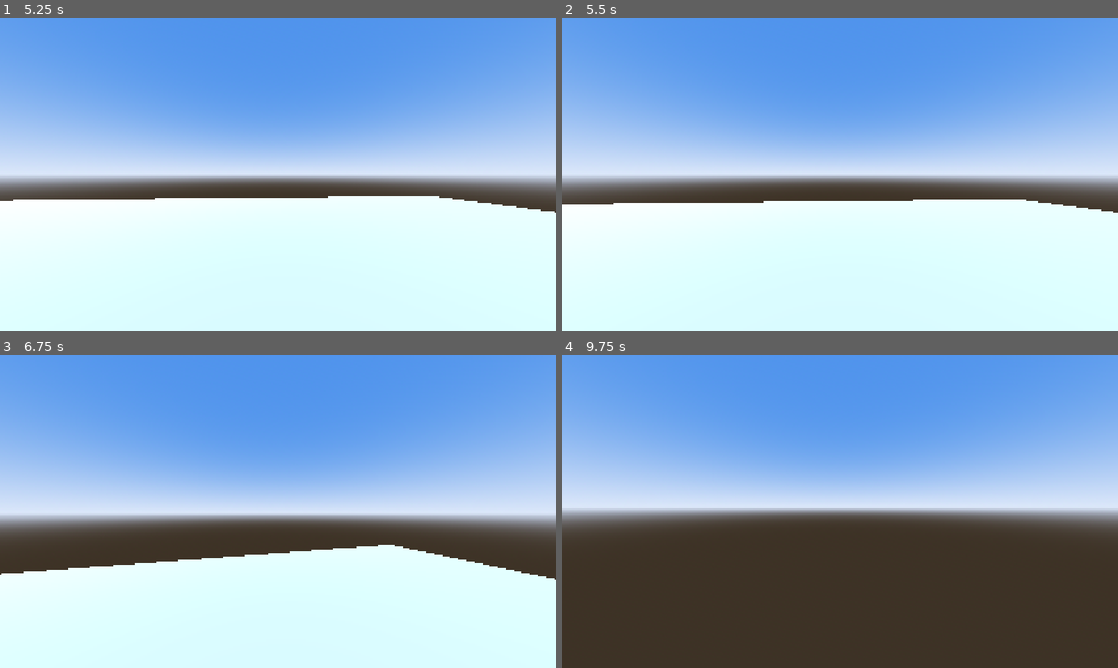
Above: before the commit, frames 1-4 (two rows, left to right).
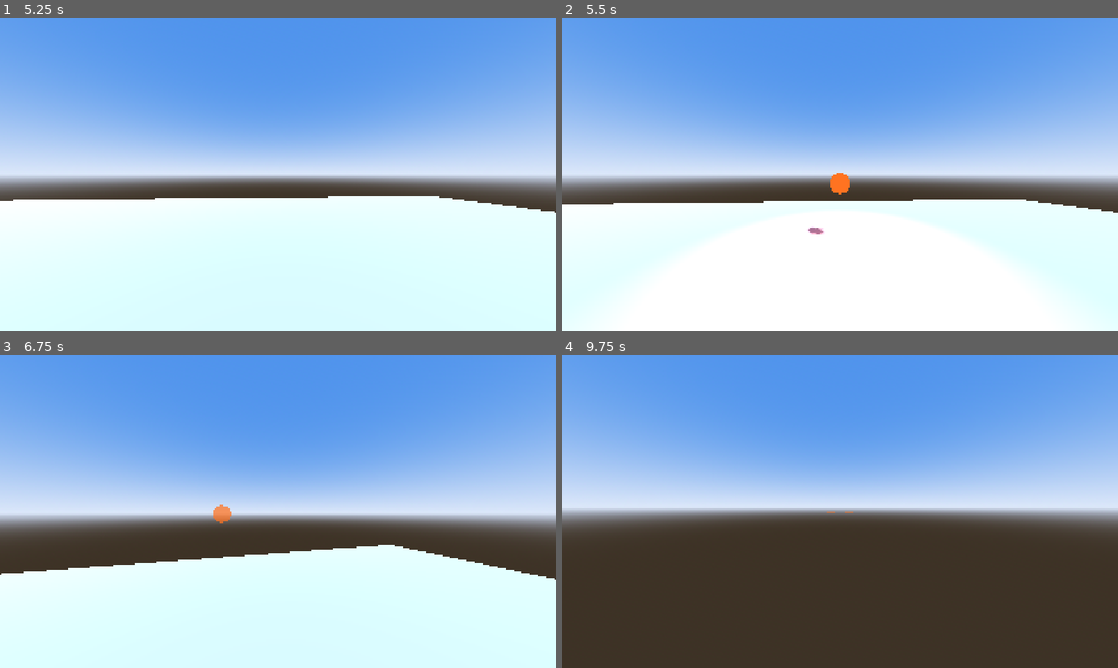
Above: after the commit, the same moments.

Repository: VSennaa/DynMagic
Game: Godot game, scene res://scenes/sandbox/sandbox.tscn
The game is run twice, just before and just after one commit, with the same random seed, the same clock (stepped at 60 frames per second) and the same inputs.
Inputs (mouse positions are in pixels of both pictures, inside the frame that each line leads up to):
- Up to frame 1 (5.25 s): tap Enter at 0.5 s; move the mouse to (305, 174) at 0.52 s; hold W (move_forward) from 0.53 s (still down); click (305, 174) at 0.6 s; tap Space (jump) at 0.77, 1.07, 1.52, 1.82, 3.02, 3.32, 3.77, 4.07, 4.52, 4.82 s; move the mouse to (250, 174) at 1.27 s; click (250, 174) at 1.35 s; move the mouse to (289, 168) at 2.02 s; hold Ctrl (crouch) 2.03-2.78 s; click (289, 168) at 2.3 s; move the mouse to (272, 180) at 2.77 s; right-click (272, 180) at 2.85 s; click (272, 180) at 3.05 s; move the mouse to (316, 177) at 3.52 s; tap Tab (scoreboard) at 3.6 s; click (316, 177) at 3.8 s; move the mouse to (233, 171) at 4.27 s; tap Q (slot_1) at 4.35 s; click (233, 171) at 4.55 s; move the mouse to (283, 174) at 5.02 s; tap E (slot_2) at 5.1 s
- Up to frame 2 (5.5 s): keep holding W (move_forward); click (845, 174) at 5.3 s
- Up to frame 3 (6.75 s): move the mouse to (255, 505) at 5.77 s; release W (move_forward) at 5.78 s; hold D (move_right) 5.78-6.53 s; tap R (slot_3) at 5.85 s; tap Space (jump) at 6.02, 6.32 s; click (255, 505) at 6.05 s; move the mouse to (305, 511) at 6.52 s; hold W (move_forward) from 6.53 s (still down); hold Shift (sprint) from 6.53 s (still down)
- Up to frame 4 (9.75 s): tap Space (jump) at 6.77, 7.07, 7.52, 7.82, 8, 9.02, 9.32, 9.5 s; click (867, 511) at 6.8 s; move the mouse to (812, 511) at 7.27 s; release Shift (sprint) at 7.28 s; click (812, 511) at 7.35 s; move the mouse to (851, 505) at 8.02 s; click (851, 505) at 8.1 s; tap Enter at 8.75 s; move the mouse to (834, 517) at 8.77 s; release W (move_forward) at 8.78 s; hold A (move_left) 8.78-9.53 s; tap Ctrl (crouch) at 8.85 s; click (834, 517) at 9.05 s; move the mouse to (878, 514) at 9.52 s; hold W (move_forward) from 9.53 s (still down); right-click (878, 514) at 9.6 s

Frame 1 is identical in both runs. In frame 2, 22% of the frame differs, in the area x 6-94%, y 49-100%; in frame 3, 0.1%; in frame 4, less than 0.1%.

Commit message:
feat(spells): Orb burst projectile with aim preview
Explodes on impact or at max range with linear damage falloff. AimPreview draws a ring on the predicted impact surface while aiming.

Co-Authored-By: Claude Opus 5.5 <noreply@anthropic.com>

Diff:
--- a/autoload/spell_db.gd
+++ b/autoload/spell_db.gd
@@ -57,6 +57,7 @@
 	spell.cast_mode = base.cast_mode
 	spell.scene = base.scene
 	spell.color = element.color
+	spell.base_damage = base.damage
 	spell.damage = base.damage * element.damage_mult
 	spell.mana_cost = base.mana_cost
 	spell.cooldown = base.cooldown
--- a/data/resolved_spell.gd
+++ b/data/resolved_spell.gd
@@ -12,6 +12,8 @@
 var cast_mode: SpellBase.CastMode
 var scene: PackedScene
 var color: Color
+## Damage before the element multiplier.
+var base_damage: float
 var damage: float
 var mana_cost: float
 var cooldown: float
--- a/data/spells/projectile_burst.tres
+++ b/data/spells/projectile_burst.tres
@@ -1,6 +1,7 @@
-[gd_resource type="Resource" script_class="SpellBase" load_steps=2 format=3]
+[gd_resource type="Resource" script_class="SpellBase" load_steps=3 format=3]
 
 [ext_resource type="Script" path="res://data/spell_base.gd" id="1_base"]
+[ext_resource type="PackedScene" path="res://scenes/spells/orb.tscn" id="2_scene"]
 
 [resource]
 script = ExtResource("1_base")
@@ -8,6 +9,7 @@
 effect = &"burst"
 display_name = "Orbe"
 cast_mode = 1
+scene = ExtResource("2_scene")
 damage = 28.0
 mana_cost = 30.0
 cooldown = 2.0
--- /dev/null
+++ b/scenes/player/aim_preview.gd
@@ -0,0 +1,83 @@
+class_name AimPreview
+extends Node3D
+## Shows where a confirm spell will land while the composer is AIMING.
+## Only the caster sees it (docs/specs/01-spell-system.md section 2.1).
+
+@export var player: Player
+
+var _spell: ResolvedSpell
+## Surface normal of the last preview ray hit.
+var _normal: Vector3 = Vector3.UP
+
+@onready var _ring: MeshInstance3D = $Ring
+
+
+func _ready() -> void:
+	top_level = true
+	visible = false
+	if player == null:
+		player = get_parent() as Player
+	# Children are ready before the player, so its @onready vars are still null here.
+	var composer: SpellComposer = player.get_node(^"SpellComposer") as SpellComposer
+	composer.aim_started.connect(_on_aim_started)
+	composer.aim_ended.connect(_on_aim_ended)
+
+
+func _physics_process(_delta: float) -> void:
+	if _spell == null:
+		return
+	match _spell.key:
+		&"projectile_burst":
+			_show_ring(_projectile_impact(float(_spell.param(&"max_range", 30.0))), float(_spell.param(&"radius", 3.0)))
+		&"area_burst":
+			_show_ring(_ground_point(float(_spell.param(&"range", 25.0))), float(_spell.param(&"radius", 2.5)))
+		_:
+			_ring.visible = false
+
+
+## First hit along the cast direction, capped at max range.
+func _projectile_impact(max_range: float) -> Vector3:
+	var origin: Vector3 = player.cast_origin.global_position
+	var aim: Vector3 = player.get_node(^"SpellCaster").call(&"aim_point")
+	var dir: Vector3 = (aim - origin).normalized()
+	return _ray(origin, origin + dir * max_range)
+
+
+## Crosshair point projected to the ground below it, clamped to range.
+func _ground_point(max_range: float) -> Vector3:
+	var aim: Vector3 = player.get_node(^"SpellCaster").call(&"aim_point")
+	var flat: Vector3 = aim - player.global_position
+	flat.y = 0.0
+	if flat.length() > max_range:
+		aim = player.global_position + flat.normalized() * max_range + Vector3.UP * aim.y
+	return _ray(aim + Vector3.UP * 0.5, aim + Vector3.DOWN * 20.0)
+
+
+func _ray(from: Vector3, to: Vector3) -> Vector3:
+	var query: PhysicsRayQueryParameters3D = PhysicsRayQueryParameters3D.create(from, to)
+	query.exclude = [player.get_rid()]
+	var result: Dictionary = player.get_world_3d().direct_space_state.intersect_ray(query)
+	_normal = result["normal"] if not result.is_empty() else Vector3.UP
+	return result["position"] if not result.is_empty() else to
+
+
+func _show_ring(point: Vector3, radius: float) -> void:
+	_ring.visible = true
+	# Lay the ring flat on the surface that was hit (floor, wall or target).
+	var up: Vector3 = _normal.normalized()
+	var side: Vector3 = up.cross(Vector3.FORWARD if absf(up.dot(Vector3.FORWARD)) < 0.9 else Vector3.RIGHT).normalized()
+	var ring_basis: Basis = Basis(side * radius, up, side.cross(up) * radius)
+	_ring.global_transform = Transform3D(ring_basis, point + up * 0.03)
+
+
+func _on_aim_started(spell: ResolvedSpell) -> void:
+	_spell = spell
+	visible = true
+	var mat: StandardMaterial3D = _ring.material_override as StandardMaterial3D
+	if mat != null:
+		mat.albedo_color = Color(spell.color, 0.45)
+
+
+func _on_aim_ended() -> void:
+	_spell = null
+	visible = false
--- /dev/null
+++ b/scenes/player/aim_preview.tscn
@@ -0,0 +1,23 @@
+[gd_scene load_steps=4 format=3]
+
+[ext_resource type="Script" path="res://scenes/player/aim_preview.gd" id="1_preview"]
+
+[sub_resource type="TorusMesh" id="Torus_ring"]
+inner_radius = 0.94
+outer_radius = 1.0
+rings = 48
+ring_segments = 4
+
+[sub_resource type="StandardMaterial3D" id="Mat_ring"]
+resource_local_to_scene = true
+transparency = 1
+shading_mode = 0
+albedo_color = Color(1, 1, 1, 0.45)
+no_depth_test = true
+
+[node name="AimPreview" type="Node3D"]
+script = ExtResource("1_preview")
+
+[node name="Ring" type="MeshInstance3D" parent="."]
+mesh = SubResource("Torus_ring")
+material_override = SubResource("Mat_ring")
--- a/scenes/player/player.tscn
+++ b/scenes/player/player.tscn
@@ -1,9 +1,10 @@
-[gd_scene load_steps=6 format=3]
+[gd_scene load_steps=7 format=3]
 
 [ext_resource type="Script" path="res://scenes/player/player.gd" id="1_player"]
 [ext_resource type="Script" path="res://scenes/player/stats.gd" id="2_stats"]
 [ext_resource type="Script" path="res://scenes/player/spell_composer.gd" id="3_composer"]
 [ext_resource type="Script" path="res://scenes/player/spell_caster.gd" id="4_caster"]
+[ext_resource type="PackedScene" path="res://scenes/player/aim_preview.tscn" id="5_preview"]
 
 [sub_resource type="CapsuleShape3D" id="CapsuleShape3D_body"]
 resource_local_to_scene = true
@@ -36,3 +37,5 @@
 
 [node name="SpellCaster" type="Node" parent="."]
 script = ExtResource("4_caster")
+
+[node name="AimPreview" parent="." instance=ExtResource("5_preview")]
--- /dev/null
+++ b/scenes/spells/burst_projectile.gd
@@ -0,0 +1,44 @@
+class_name BurstProjectile
+extends Projectile
+## Orb: explodes on impact or at max range. Damage falls off linearly from the
+## center (spell.damage) to the edge (min_damage scaled by the element multiplier).
+
+const EXPLOSION_SCENE: PackedScene = preload("res://scenes/spells/explosion_fx.tscn")
+
+
+func _on_impact(point: Vector3, _normal: Vector3, _collider: Object) -> void:
+	_explode(point)
+
+
+func _on_expire() -> void:
+	_explode(global_position)
+
+
+func _explode(center: Vector3) -> void:
+	var radius: float = float(spell.param(&"radius", 3.0))
+	var min_scale: float = float(spell.param(&"min_damage", 0.0)) / maxf(spell.base_damage, 0.001)
+	for target: Node in overlap_damageables(center, radius):
+		var target_3d: Node3D = target as Node3D
+		var distance: float = center.distance_to(target_3d.global_position + Vector3.UP * 0.9)
+		var t: float = clampf(distance / radius, 0.0, 1.0)
+		hit(target, lerpf(1.0, min_scale, t))
+	var fx: ExplosionFx = EXPLOSION_SCENE.instantiate() as ExplosionFx
+	fx.configure(radius, spell.color)
+	get_parent().add_child(fx)
+	fx.global_position = center
+	queue_free()
+
+
+## Damageable nodes whose colliders overlap a sphere (caster excluded by hit()).
+func overlap_damageables(center: Vector3, radius: float) -> Array[Node]:
+	var shape: SphereShape3D = SphereShape3D.new()
+	shape.radius = radius
+	var query: PhysicsShapeQueryParameters3D = PhysicsShapeQueryParameters3D.new()
+	query.shape = shape
+	query.transform = Transform3D(Basis.IDENTITY, center)
+	var found: Array[Node] = []
+	for result: Dictionary in get_world_3d().direct_space_state.intersect_shape(query, 32):
+		var target: Node = find_damageable(result["collider"])
+		if target != null and not found.has(target):
+			found.append(target)
+	return found
--- /dev/null
+++ b/scenes/spells/explosion_fx.gd
@@ -0,0 +1,29 @@
+class_name ExplosionFx
+extends Node3D
+## Placeholder burst: an unshaded sphere that grows to the radius and fades out.
+
+const DURATION: float = 0.35
+
+var _radius: float = 3.0
+var _color: Color = Color.WHITE
+
+@onready var _mesh: MeshInstance3D = $Mesh
+
+
+func configure(radius: float, color: Color) -> void:
+	_radius = radius
+	_color = color
+
+
+func _ready() -> void:
+	var mat: StandardMaterial3D = StandardMaterial3D.new()
+	mat.shading_mode = BaseMaterial3D.SHADING_MODE_UNSHADED
+	mat.transparency = BaseMaterial3D.TRANSPARENCY_ALPHA
+	mat.albedo_color = Color(_color, 0.6)
+	mat.cull_mode = BaseMaterial3D.CULL_DISABLED
+	_mesh.material_override = mat
+	_mesh.scale = Vector3.ONE * 0.1
+	var tween: Tween = create_tween().set_parallel(true)
+	tween.tween_property(_mesh, ^"scale", Vector3.ONE * _radius, DURATION).set_ease(Tween.EASE_OUT).set_trans(Tween.TRANS_CUBIC)
+	tween.tween_property(mat, ^"albedo_color:a", 0.0, DURATION)
+	tween.chain().tween_callback(queue_free)
--- /dev/null
+++ b/scenes/spells/explosion_fx.tscn
@@ -0,0 +1,13 @@
+[gd_scene load_steps=3 format=3]
+
+[ext_resource type="Script" path="res://scenes/spells/explosion_fx.gd" id="1_fx"]
+
+[sub_resource type="SphereMesh" id="Sphere_unit"]
+radius = 1.0
+height = 2.0
+
+[node name="ExplosionFx" type="Node3D"]
+script = ExtResource("1_fx")
+
+[node name="Mesh" type="MeshInstance3D" parent="."]
+mesh = SubResource("Sphere_unit")
--- /dev/null
+++ b/scenes/spells/orb.tscn
@@ -0,0 +1,19 @@
+[gd_scene load_steps=3 format=3]
+
+[ext_resource type="Script" path="res://scenes/spells/burst_projectile.gd" id="1_orb"]
+
+[sub_resource type="SphereMesh" id="Sphere_orb"]
+radius = 0.22
+height = 0.44
+radial_segments = 16
+rings = 8
+
+[node name="Orb" type="Node3D"]
+script = ExtResource("1_orb")
+
+[node name="Mesh" type="MeshInstance3D" parent="."]
+mesh = SubResource("Sphere_orb")
+
+[node name="Light" type="OmniLight3D" parent="."]
+light_energy = 2.0
+omni_range = 4.0
Not shown, added: scenes/player/aim_preview.gd.uid
Not shown, added: scenes/spells/burst_projectile.gd.uid
Not shown, added: scenes/spells/explosion_fx.gd.uid
Not shown, changed: docs/HANDOFF.md
Not shown, changed: docs/ROADMAP.md
